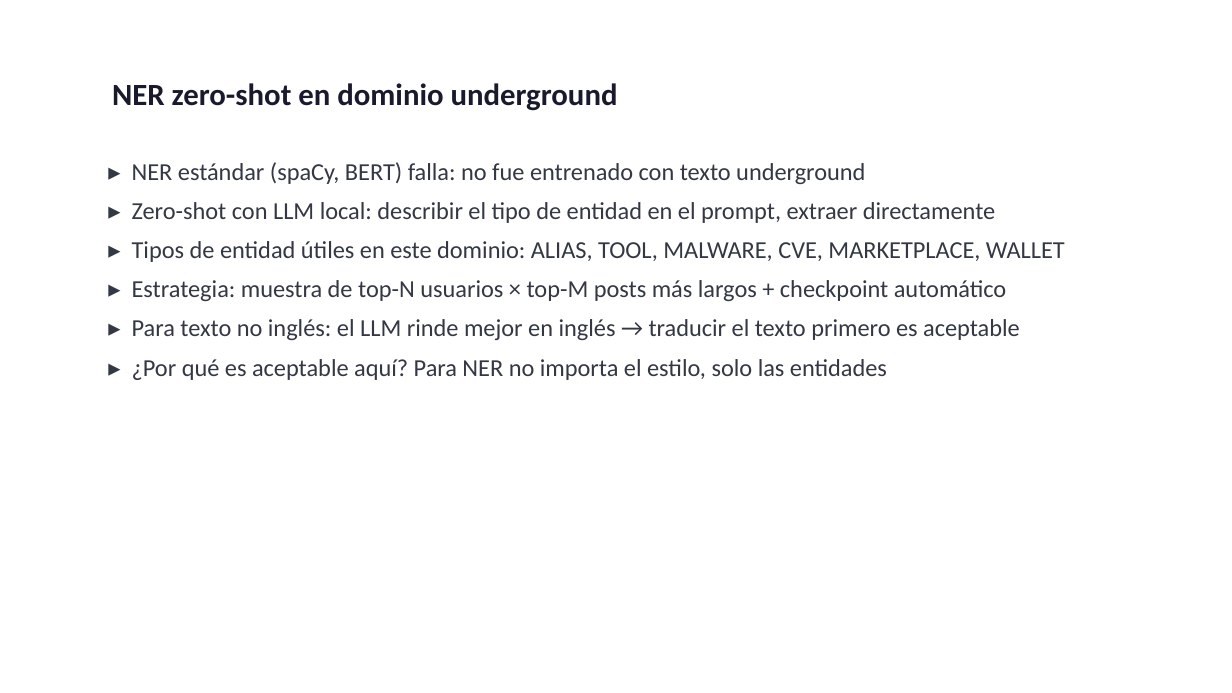
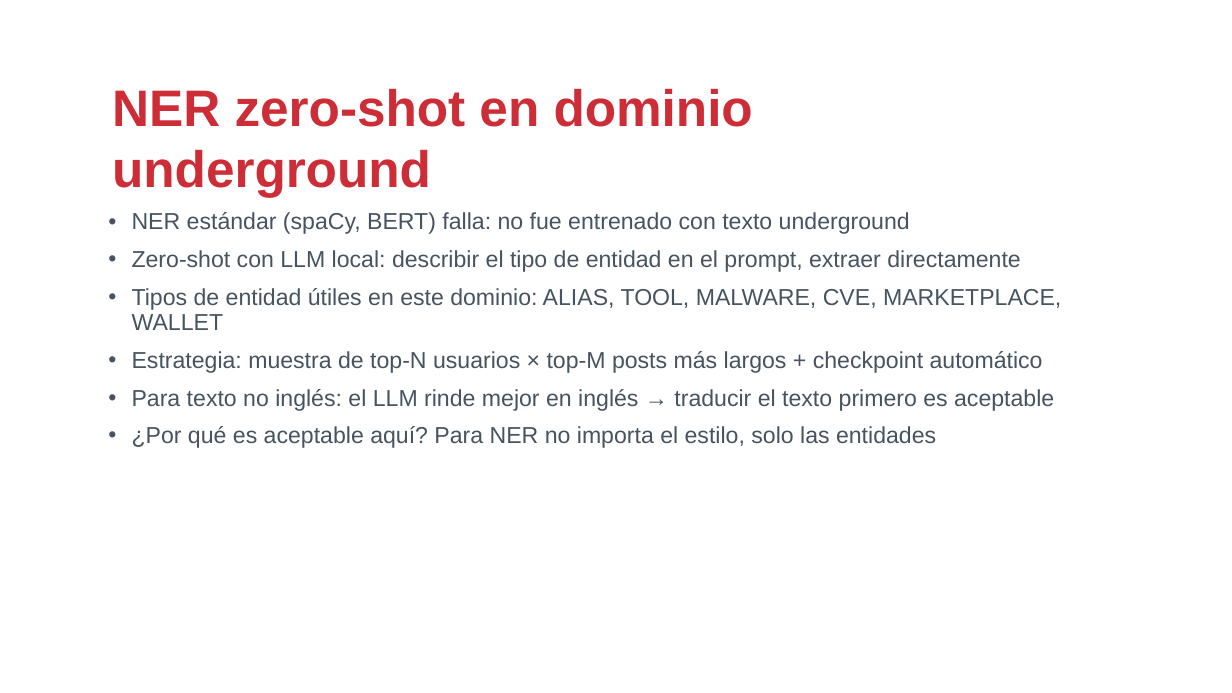
Before and after one commit to drj3ky11/FearOfTheDark, a slide deck: slide 12 of bloque2_ia/csbc26_b2_ia.pptx. Drawn at 1232x693 pixels with LibreOffice and Linux fonts; fonts in the diff are those of the drawing; background and template pictures are left out. Boxes give left, top, right and bottom in pixels: in the first picture for what was removed or moved away, otherwise in the second. Text is boxed around its words. In the diff, an @@ line names an element or a change of style, - is before the commit and + after.

```diff
--- a/bloque2_ia/csbc26_b2_ia.pptx
+++ b/bloque2_ia/csbc26_b2_ia.pptx
@@ text "NER zero-shot en dominio underground" at box(112, 89, 753, 198): size 24 to 40 pt, font Calibri to Arial, text colour #1A1A2E to #CD2D37 @@
@@ text at box(132, 212, 1061, 448): text changed; size 19 to 18 pt; font Calibri to Arial; text colour #333844 to #465461 @@
-▸ NER estándar (spaCy, BERT) falla: no fue entrenado con texto underground
-▸ Zero-shot con LLM local: describir el tipo de entidad en el prompt, extraer directamente
-▸ Tipos de entidad útiles en este dominio: ALIAS, TOOL, MALWARE, CVE, MARKETPLACE, WALLET
-▸ Estrategia: muestra de top-N usuarios × top-M posts más largos + checkpoint automático
-▸ Para texto no inglés: el LLM rinde mejor en inglés → traducir el texto primero es aceptable
-▸ ¿Por qué es aceptable aquí? Para NER no importa el estilo, solo las entidades
+• NER estándar (spaCy, BERT) falla: no fue entrenado con texto underground
+• Zero-shot con LLM local: describir el tipo de entidad en el prompt, extraer directamente
+• Tipos de entidad útiles en este dominio: ALIAS, TOOL, MALWARE, CVE, MARKETPLACE, WALLET
+• Estrategia: muestra de top-N usuarios × top-M posts más largos + checkpoint automático
+• Para texto no inglés: el LLM rinde mejor en inglés → traducir el texto primero es aceptable
+• ¿Por qué es aceptable aquí? Para NER no importa el estilo, solo las entidades
```
Also in this commit, not shown: 16 other slides changed, 7 other files.
